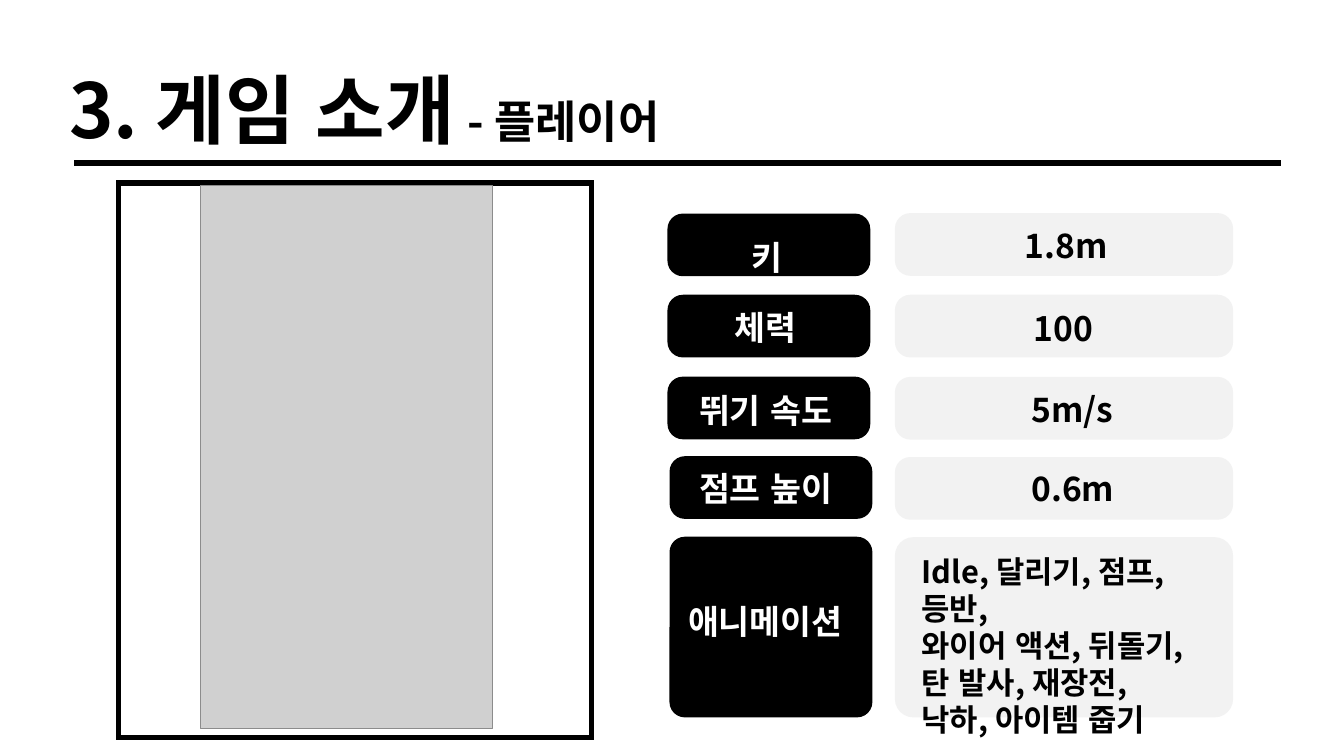
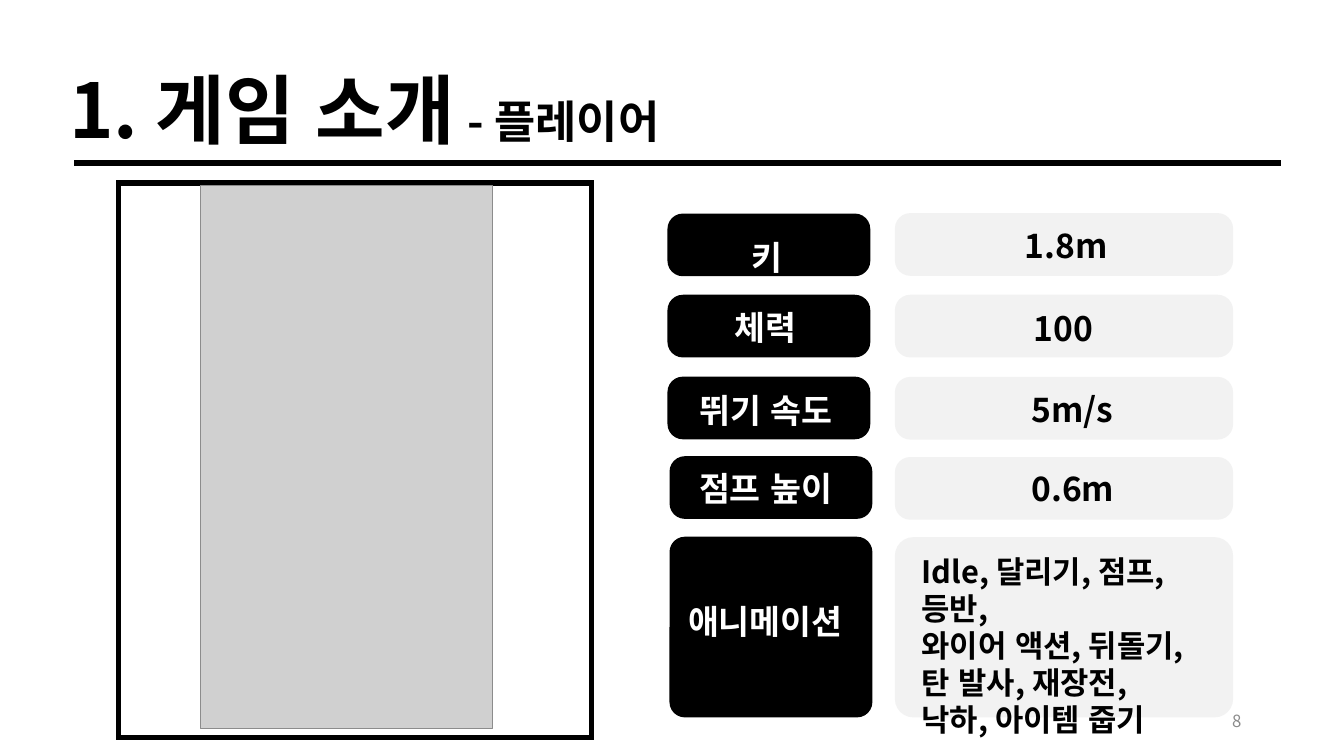
Before and after one commit to taeho-choi/wire-hunter, a slide deck: slide 8 of 문서/기획/기획발표자료.pptx (slide 11 before the commit). Drawn at 1344x756 pixels with LibreOffice and Linux fonts; fonts in the diff are those of the drawing; grey boxes stand for pictures. Boxes give left, top, right and bottom in pixels: in the first picture for what was removed or moved away, otherwise in the second. Text is boxed around its words. In the diff, an @@ line names an element or a change of style, - is before the commit and + after.

```diff
--- a/문서/기획/기획발표자료.pptx
+++ b/문서/기획/기획발표자료.pptx
@@ text at [69,74,659,145]: text changed @@
-3. 게임 소개 - 플레이어
+1. 게임 소개 - 플레이어
@@ page number added at [1232,714,1241,727], 12 pt, text #8C8C8C @@
+8
```
Also in this commit, not shown: 16 other slides changed, 1 slide added.
